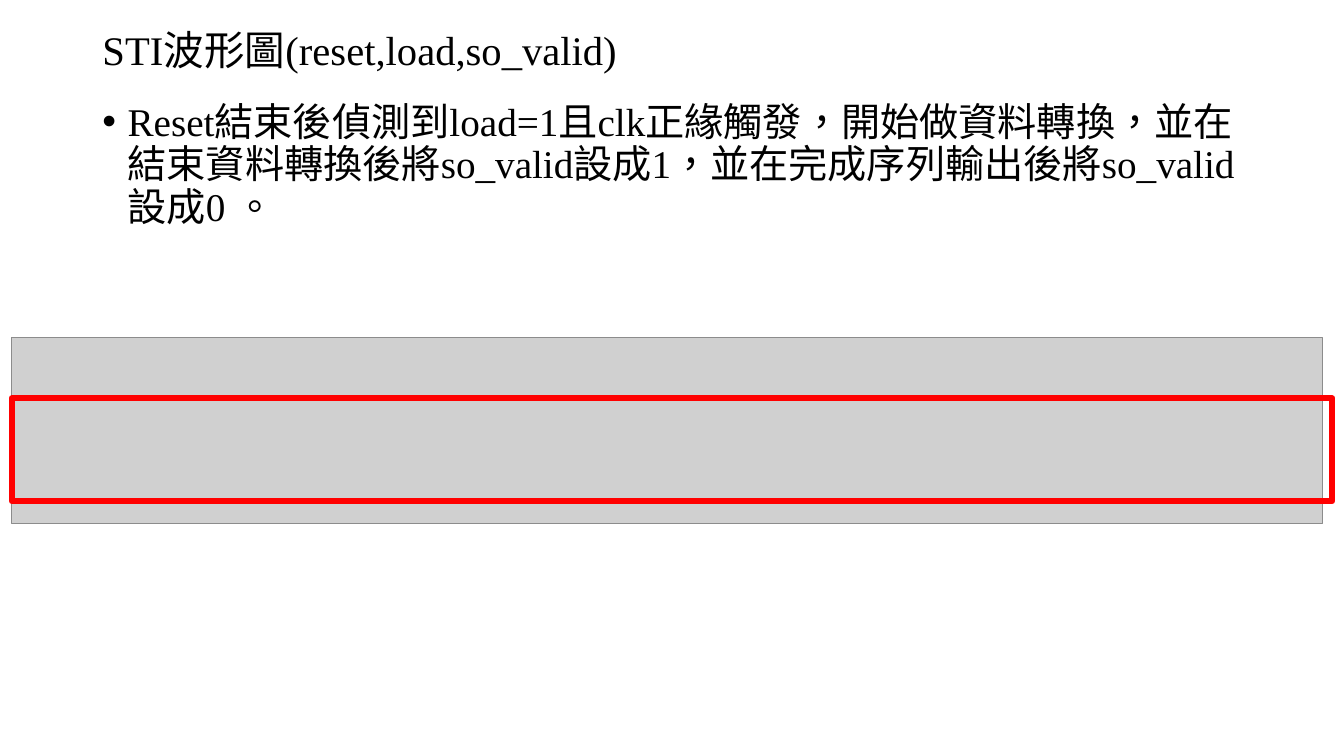
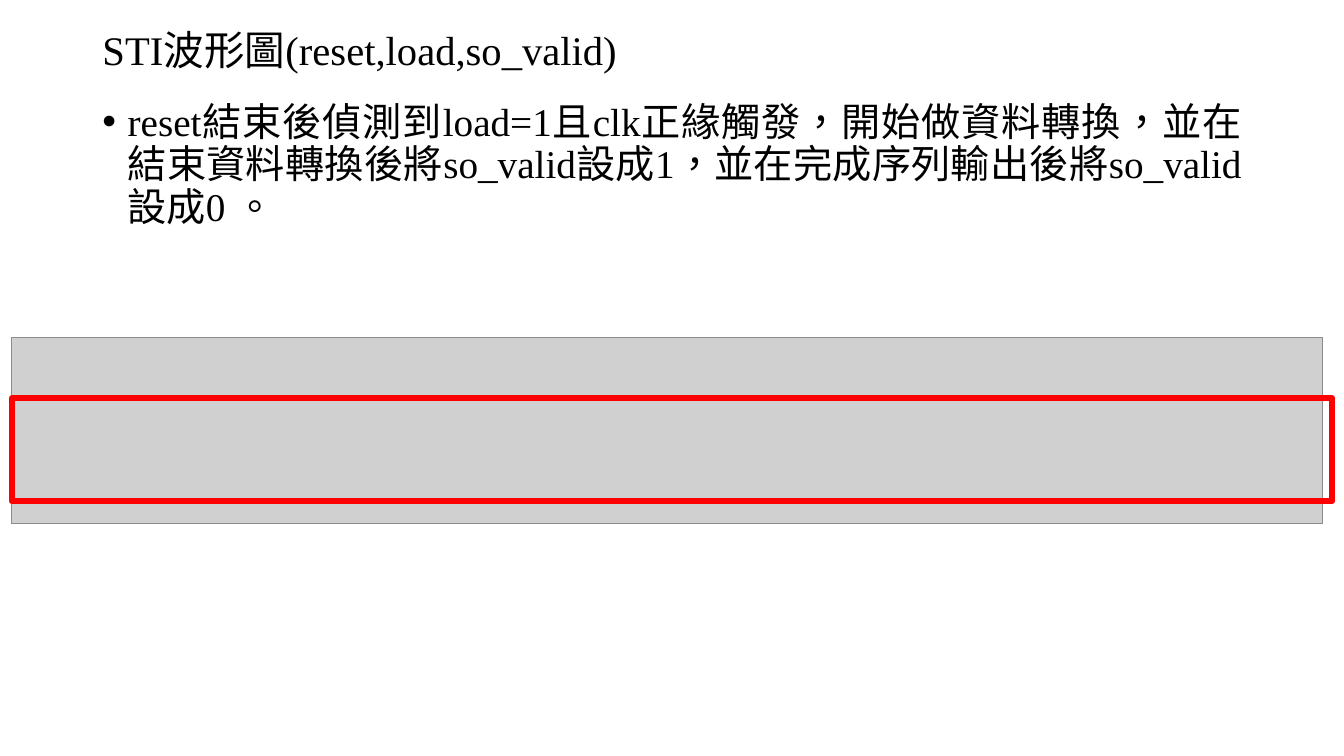
Before and after one commit to Chi-Yung/Chi-Yung, a slide deck: slide 13 of 報告.pptx. Drawn at 1344x756 pixels with LibreOffice and Linux fonts; fonts in the diff are those of the drawing; grey boxes stand for pictures. Boxes give left, top, right and bottom in pixels: in the first picture for what was removed or moved away, otherwise in the second. Text is boxed around its words. In the diff, an @@ line names an element or a change of style, - is before the commit and + after.

```diff
--- a/報告.pptx
+++ b/報告.pptx
@@ text at <box>128,105,1242,212</box>: text changed @@
-• Reset結束後偵測到load=1且clk正緣觸發，開始做資料轉換，並在結束資料轉換後將so_valid設成1，並在完成序列輸出後將so_valid設成0 。
+• reset結束後偵測到load=1且clk正緣觸發，開始做資料轉換，並在結束資料轉換後將so_valid設成1，並在完成序列輸出後將so_valid設成0 。
```
Also in this commit, not shown: 5 other slides changed.
